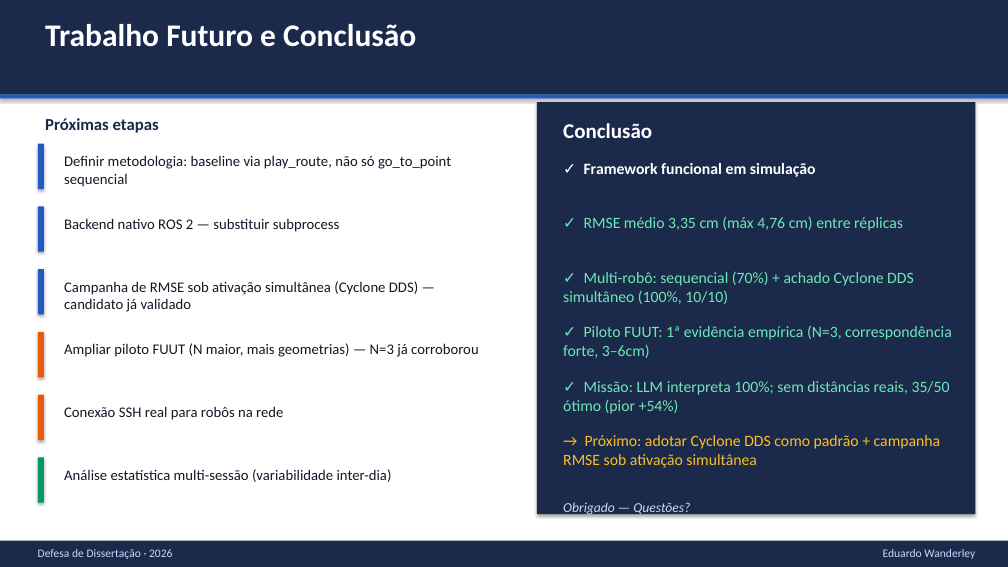
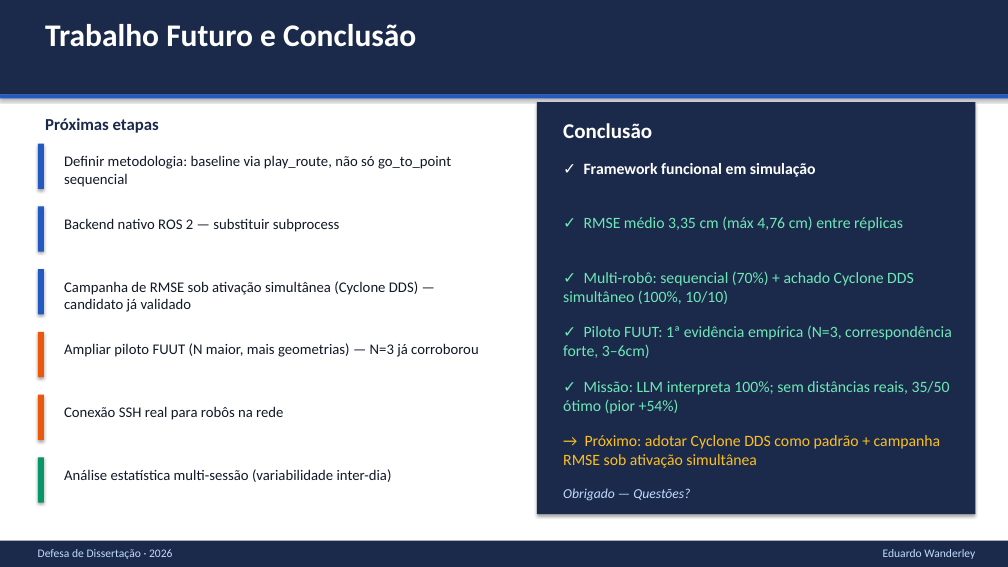
Before and after one commit to eduardowanderleyde/fleet-ui, a slide deck: slide 18 of disserta-apresenta/apresentacao_defesa.pptx. Drawn at 1008x567 pixels with LibreOffice and Linux fonts; fonts in the diff are those of the drawing. Boxes give left, top, right and bottom in pixels: in the first picture for what was removed or moved away, otherwise in the second. Text is boxed around its words. In the diff, an @@ line names an element or a change of style, - is before the commit and + after.

```diff
--- a/disserta-apresenta/apresentacao_defesa.pptx
+++ b/disserta-apresenta/apresentacao_defesa.pptx
@@ text "Obrigado — Questões?": place and size @@
-text "Obrigado — Questões?" at (563, 502, 690, 517)
+text "Obrigado — Questões?" at (563, 488, 690, 501)
```
